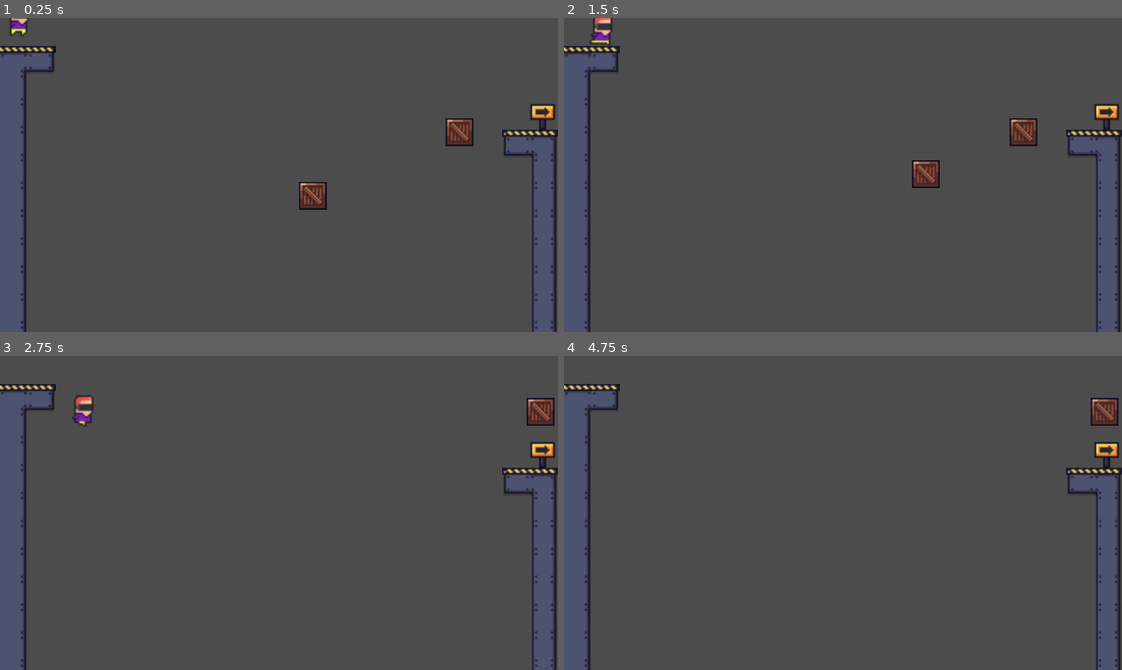
Above: before the commit, frames 1-4 (two rows, left to right).
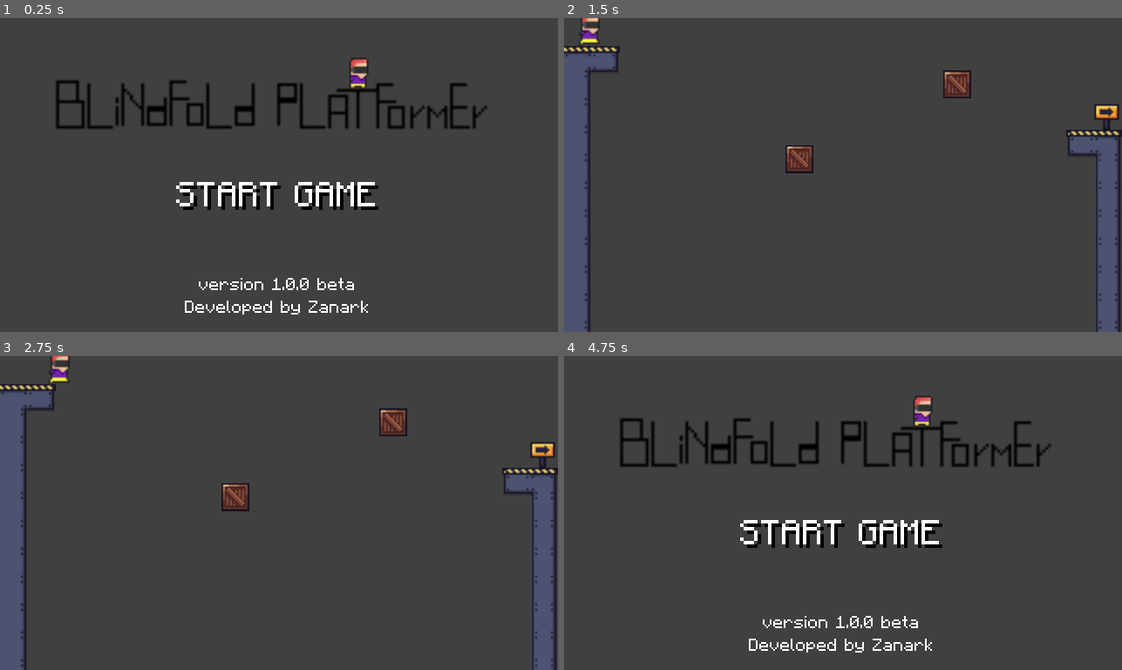
Above: after the commit, the same moments.

Repository: Zanark/Blindfold-Platformer
Game: Godot game, scene res://TitleScreen.tscn
Same seed, same stepped clock (60 frames per second), same inputs: the game is played once before the commit and once after it. Before the commit the project starts from res://Level1.tscn.
Inputs (mouse positions are in pixels of both pictures, inside the frame that each line leads up to):
- Up to frame 1 (0.25 s): no input
- Up to frame 2 (1.5 s): click (843, 193) at 0.5 s, where only the run after the commit has a clickable "START GAME"; drag from (876, 196) to (1021, 131) at 1.27 s
- Up to frame 3 (2.75 s): drag from (457, 469) to (541, 412) at 2.02 s
- Up to frame 4 (4.75 s): move the mouse to (898, 443) at 2.77 s; click (898, 443) at 2.92 s; drag from (815, 575) to (1105, 412) at 3.52 s; move the mouse to (1010, 560) at 4.27 s; click (1010, 560) at 4.42 s

The runs differ from the first frame. In frame 1, 15% of the frame differs, in the area x 0-100%, y 0-100%; in frame 2, 2.1%; in frame 3, 1.8%; in frame 4, 14%.

Commit message:
Added UI for Title Screen and Game Over Screen

Diff:
--- /dev/null
+++ b/GodotSrc/BackToMainMenu.gd
@@ -0,0 +1,4 @@
+extends Button
+
+func _on_MainMenu_pressed():
+	get_tree().change_scene('res://TitleScreen.tscn')
--- /dev/null
+++ b/GodotSrc/DeathArea.gd
@@ -0,0 +1,8 @@
+extends Area2D
+
+func _physics_process(delta):
+	var bodies = get_overlapping_bodies()
+
+	for body in bodies:
+		if body.name == "Player":
+			get_tree().change_scene('res://GameOver.tscn')
--- /dev/null
+++ b/GodotSrc/DeathArea.tscn
@@ -0,0 +1,13 @@
+[gd_scene load_steps=3 format=2]
+
+[ext_resource path="res://DeathArea.gd" type="Script" id=1]
+
+[sub_resource type="RectangleShape2D" id=1]
+extents = Vector2( 204.73, 19.9391 )
+
+[node name="DeathArea" type="Area2D"]
+position = Vector2( 153.632, 176.204 )
+script = ExtResource( 1 )
+
+[node name="CollisionShape2D" type="CollisionShape2D" parent="."]
+shape = SubResource( 1 )
--- /dev/null
+++ b/GodotSrc/GameOver.tscn
@@ -0,0 +1,65 @@
+[gd_scene load_steps=5 format=2]
+
+[ext_resource path="res://assets/fonts/Minecraft-Regular.otf" type="DynamicFontData" id=1]
+[ext_resource path="res://BackToMainMenu.gd" type="Script" id=2]
+
+[sub_resource type="DynamicFont" id=1]
+size = 40
+font_data = ExtResource( 1 )
+
+[sub_resource type="DynamicFont" id=2]
+size = 20
+font_data = ExtResource( 1 )
+
+[node name="GameOver" type="Control"]
+anchor_right = 1.0
+anchor_bottom = 1.0
+__meta__ = {
+"_edit_use_anchors_": false
+}
+
+[node name="VBoxContainer" type="VBoxContainer" parent="."]
+margin_left = 30.0
+margin_top = 20.0
+margin_right = 290.0
+margin_bottom = 160.0
+__meta__ = {
+"_edit_use_anchors_": false
+}
+
+[node name="GAME OVER" type="Label" parent="VBoxContainer"]
+margin_right = 260.0
+margin_bottom = 40.0
+size_flags_vertical = 1
+custom_fonts/font = SubResource( 1 )
+text = "GAME OVER"
+align = 1
+
+[node name="MainMenu" type="Button" parent="VBoxContainer"]
+margin_top = 44.0
+margin_right = 260.0
+margin_bottom = 140.0
+size_flags_horizontal = 3
+size_flags_vertical = 3
+flat = true
+script = ExtResource( 2 )
+__meta__ = {
+"_edit_group_": true
+}
+
+[node name="Label" type="Label" parent="VBoxContainer/MainMenu"]
+margin_right = 259.0
+margin_bottom = 94.0
+size_flags_horizontal = 3
+size_flags_vertical = 3
+custom_fonts/font = SubResource( 2 )
+custom_colors/font_color_shadow = Color( 0, 0, 0, 1 )
+custom_constants/shadow_offset_x = 2
+custom_constants/shadow_offset_y = 2
+text = "MAIN MENU"
+align = 1
+valign = 1
+__meta__ = {
+"_edit_use_anchors_": false
+}
+[connection signal="pressed" from="VBoxContainer/MainMenu" to="VBoxContainer/MainMenu" method="_on_MainMenu_pressed"]
--- a/GodotSrc/Level1.tscn
+++ b/GodotSrc/Level1.tscn
@@ -1,10 +1,11 @@
-[gd_scene load_steps=6 format=2]
+[gd_scene load_steps=7 format=2]
 
 [ext_resource path="res://Player.tscn" type="PackedScene" id=1]
 [ext_resource path="res://TileMaps/Platforms TileMap.tscn" type="PackedScene" id=2]
 [ext_resource path="res://NextLevel.tscn" type="PackedScene" id=3]
 [ext_resource path="res://TileMaps/Pipes TileMap.tscn" type="PackedScene" id=4]
 [ext_resource path="res://Dragable.tscn" type="PackedScene" id=5]
+[ext_resource path="res://DeathArea.tscn" type="PackedScene" id=6]
 
 [node name="Level1" type="Node2D"]
 __meta__ = {
@@ -20,12 +21,14 @@
 [node name="Pipes TileMap" parent="." instance=ExtResource( 4 )]
 
 [node name="Dragable" parent="." instance=ExtResource( 5 )]
-position = Vector2( 179.321, 101.81 )
+position = Vector2( 134.955, 80.7644 )
 
 [node name="Dragable2" parent="." instance=ExtResource( 5 )]
-position = Vector2( 263.504, 65.4066 )
+position = Vector2( 225.395, 38.1043 )
 
 [node name="NextLevel" parent="." instance=ExtResource( 3 )]
 next_scene = "res://Level2.tscn"
+
+[node name="DeathArea" parent="." instance=ExtResource( 6 )]
 [connection signal="body_entered" from="Dragable" to="Player" method="_on_Dragable_body_entered"]
 [connection signal="body_entered" from="Dragable2" to="Player" method="_on_Dragable_body_entered"]
--- /dev/null
+++ b/GodotSrc/StartGame.gd
@@ -0,0 +1,4 @@
+extends Button
+
+func _on_StartGame_pressed():
+	get_tree().change_scene('res://Level1.tscn')
--- /dev/null
+++ b/GodotSrc/TitleScreen.tscn
@@ -0,0 +1,110 @@
+[gd_scene load_steps=11 format=2]
+
+[ext_resource path="res://assets/sprites/titlescreen/Title.png" type="Texture" id=1]
+[ext_resource path="res://assets/fonts/Minecraft-Regular.otf" type="DynamicFontData" id=2]
+[ext_resource path="res://assets/sprites/player/idle/idle3.png" type="Texture" id=3]
+[ext_resource path="res://assets/sprites/player/idle/idle2.png" type="Texture" id=4]
+[ext_resource path="res://assets/sprites/player/idle/idle1.png" type="Texture" id=5]
+[ext_resource path="res://assets/sprites/player/idle/idle4.png" type="Texture" id=6]
+[ext_resource path="res://StartGame.gd" type="Script" id=7]
+
+[sub_resource type="DynamicFont" id=1]
+size = 20
+font_data = ExtResource( 2 )
+
+[sub_resource type="DynamicFont" id=3]
+size = 10
+font_data = ExtResource( 2 )
+
+[sub_resource type="SpriteFrames" id=2]
+resource_local_to_scene = true
+animations = [ {
+"frames": [ ExtResource( 5 ), ExtResource( 4 ), ExtResource( 3 ), ExtResource( 6 ) ],
+"loop": true,
+"name": "idle",
+"speed": 5.0
+} ]
+
+[node name="TitleScreen" type="Control"]
+anchor_right = 1.0
+anchor_bottom = 1.0
+margin_left = -0.108734
+margin_top = 0.540359
+margin_right = -0.108734
+margin_bottom = 0.540359
+__meta__ = {
+"_edit_use_anchors_": false
+}
+
+[node name="Menu" type="VBoxContainer" parent="."]
+margin_left = 29.4596
+margin_top = 30.9193
+margin_right = 289.46
+margin_bottom = 170.919
+__meta__ = {
+"_edit_use_anchors_": false
+}
+
+[node name="Logo" type="TextureRect" parent="Menu"]
+margin_right = 260.0
+margin_bottom = 45.0
+texture = ExtResource( 1 )
+stretch_mode = 7
+
+[node name="CenterRow" type="HBoxContainer" parent="Menu"]
+margin_top = 49.0
+margin_right = 260.0
+margin_bottom = 92.0
+size_flags_vertical = 3
+
+[node name="Buttons" type="VBoxContainer" parent="Menu/CenterRow"]
+margin_right = 260.0
+margin_bottom = 43.0
+size_flags_horizontal = 3
+size_flags_vertical = 3
+alignment = 1
+
+[node name="StartGame" type="Button" parent="Menu/CenterRow/Buttons"]
+margin_top = 11.0
+margin_right = 260.0
+margin_bottom = 31.0
+flat = true
+script = ExtResource( 7 )
+__meta__ = {
+"_edit_group_": true
+}
+
+[node name="Label" type="Label" parent="Menu/CenterRow/Buttons/StartGame"]
+anchor_right = 1.0
+anchor_bottom = 1.0
+custom_fonts/font = SubResource( 1 )
+custom_colors/font_color_shadow = Color( 0, 0, 0, 1 )
+custom_constants/shadow_offset_x = 2
+custom_constants/shadow_offset_y = 2
+text = "START GAME"
+align = 1
+__meta__ = {
+"_edit_use_anchors_": true
+}
+
+[node name="AboutLabel" type="Label" parent="Menu"]
+margin_top = 96.0
+margin_right = 260.0
+margin_bottom = 140.0
+size_flags_vertical = 3
+custom_fonts/font = SubResource( 3 )
+text = "version 1.0.0 beta
+Developed by Zanark"
+align = 1
+valign = 2
+
+[node name="AnimatedSprite" type="AnimatedSprite" parent="."]
+position = Vector2( 205.276, 23.8061 )
+frames = SubResource( 2 )
+animation = "idle"
+frame = 2
+playing = true
+__meta__ = {
+"_edit_lock_": true
+}
+[connection signal="pressed" from="Menu/CenterRow/Buttons/StartGame" to="Menu/CenterRow/Buttons/StartGame" method="_on_StartGame_pressed"]
--- a/GodotSrc/project.godot
+++ b/GodotSrc/project.godot
@@ -16,7 +16,7 @@
 [application]
 
 config/name="BlindFold Platformer"
-run/main_scene="res://Level1.tscn"
+run/main_scene="res://TitleScreen.tscn"
 config/icon="res://icon.png"
 
 [display]
@@ -31,4 +31,5 @@
 
 [rendering]
 
+environment/default_clear_color=Color( 0.254902, 0.254902, 0.254902, 1 )
 environment/default_environment="res://default_env.tres"
Binary file added: GodotSrc/assets/fonts/Minecraft-Regular.otf
Binary file added: GodotSrc/assets/sprites/player/idle/idle1.png
Binary file added: GodotSrc/assets/sprites/player/idle/idle2.png
Binary file added: GodotSrc/assets/sprites/player/idle/idle3.png
Binary file added: GodotSrc/assets/sprites/player/idle/idle4.png
Binary file added: GodotSrc/assets/sprites/titlescreen/Title.png
